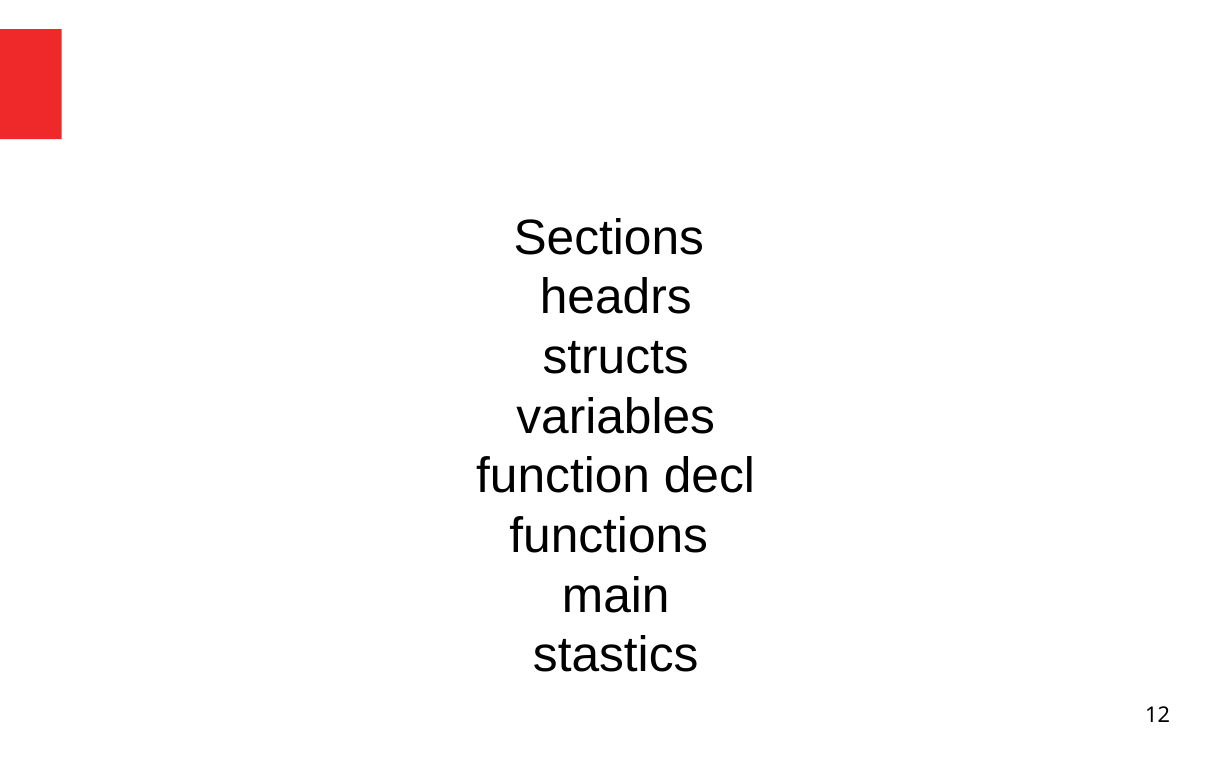
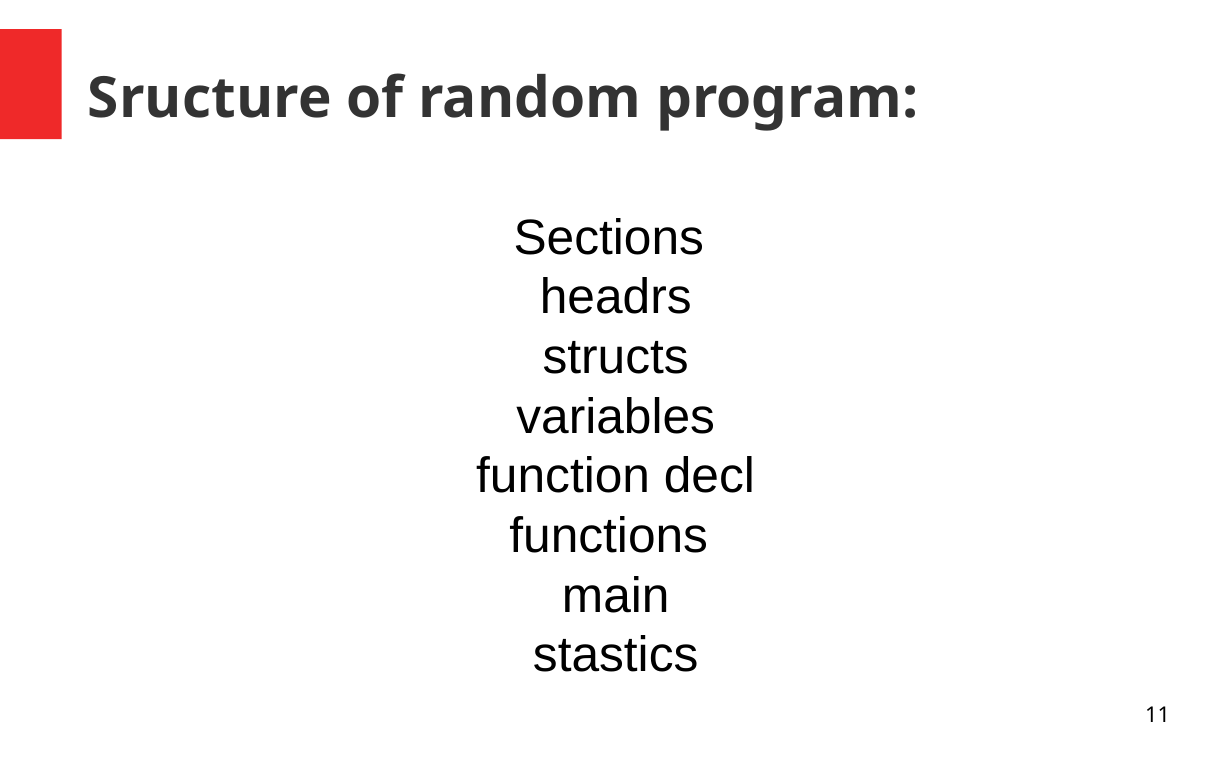
Before and after one commit to shubhamnarlawar77/COEP-csmith-meetup, a slide deck: slide 11 of extended csmith.odp (slide 12 before the commit). Drawn at 1232x770 pixels with LibreOffice and Linux fonts; fonts in the diff are those of the drawing. Boxes give left, top, right and bottom in pixels: in the first picture for what was removed or moved away, otherwise in the second. Text is boxed around its words. In the diff, an @@ line names an element or a change of style, - is before the commit and + after.

```diff
--- a/extended csmith.odp
+++ b/extended csmith.odp
@@ title added at (88, 73, 919, 131), 36.6 pt, text #333333, bold @@
+Sructure of random program:
@@ page number at (1145, 706, 1170, 722): text changed @@
-12
+11
```
Also in this commit, not shown: 2 other slides changed, 2 slides added.
